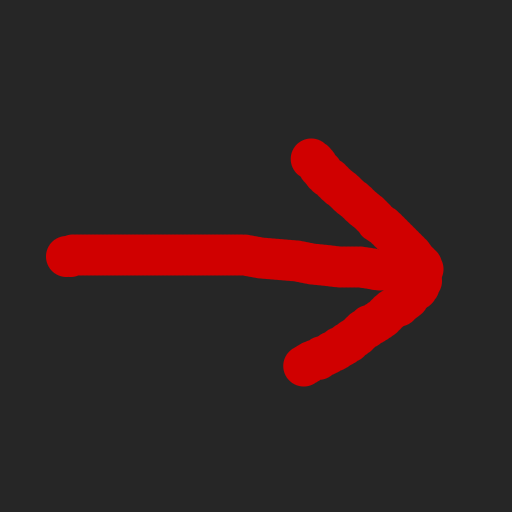
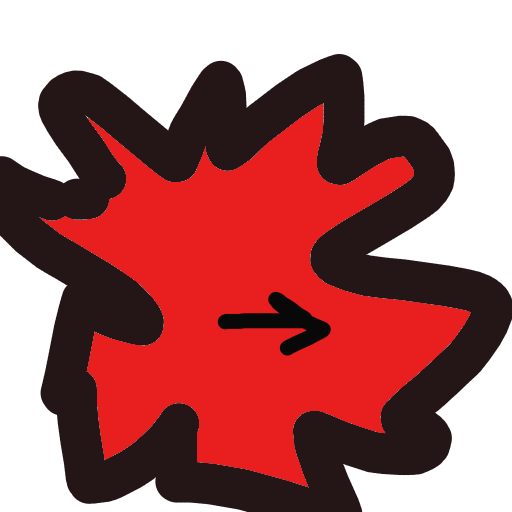
Layer changes from the first 512 x 512 image to the second:
added layer "Paint Layer 3" above "Paint Layer 2" over [0,0,512,512]
hid "Paint Layer 1", painted on it over [0,0,512,512]
